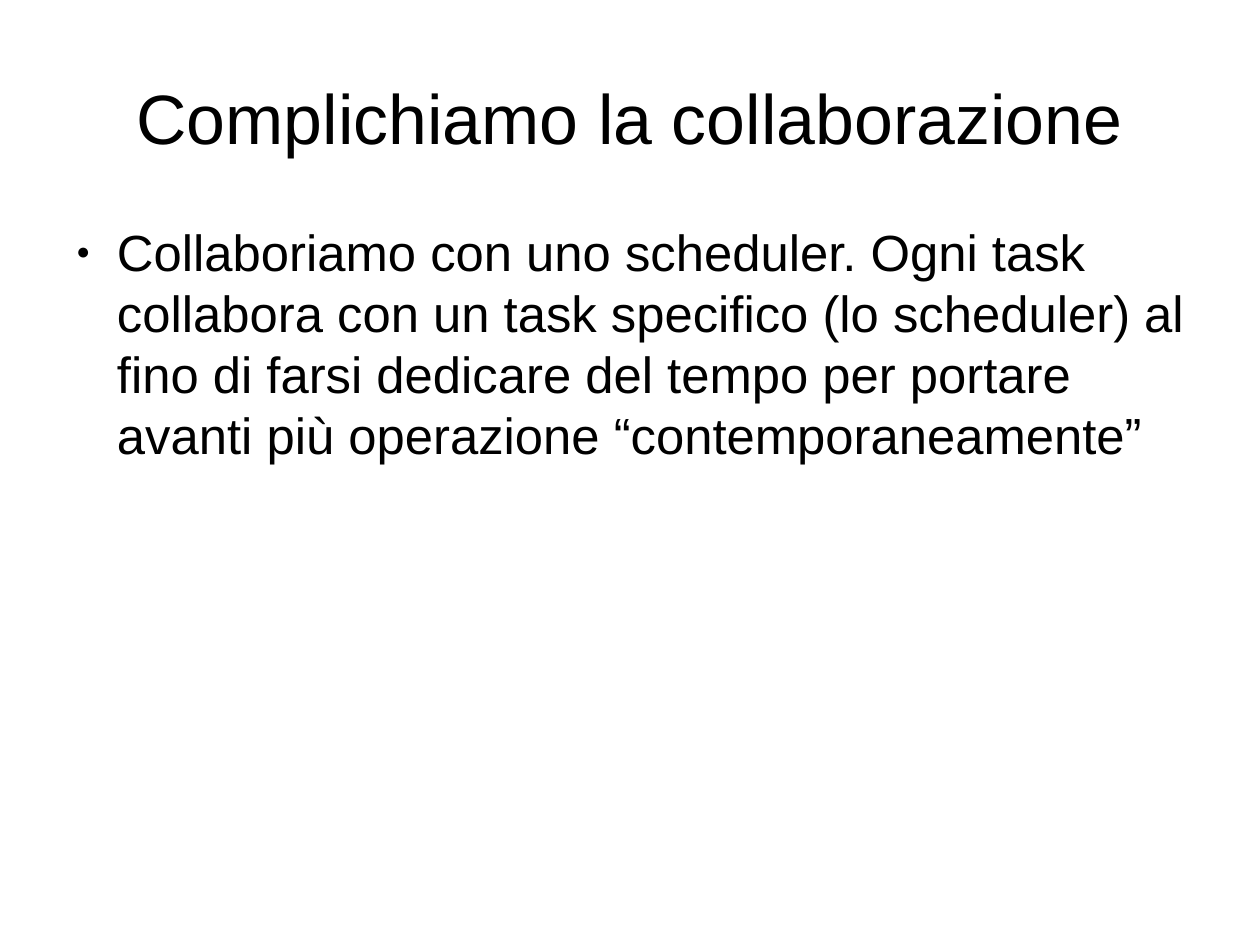
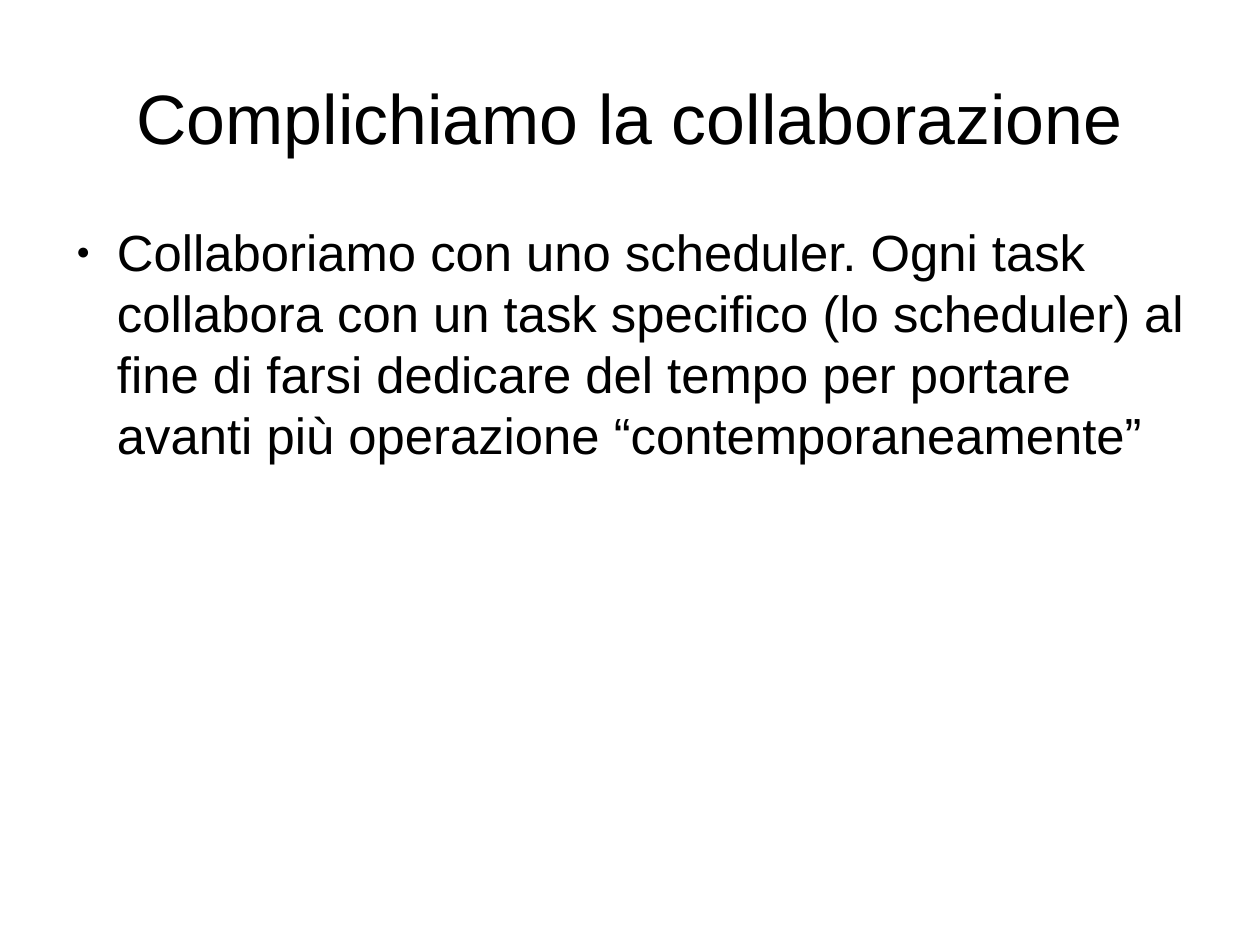
Before and after one commit to mdionisio/workshop_coroutine, a slide deck: slide 12 of presentazione.odp. Drawn at 1260x945 pixels with LibreOffice and Linux fonts; fonts in the diff are those of the drawing. Boxes give left, top, right and bottom in pixels: in the first picture for what was removed or moved away, otherwise in the second. Text is boxed around its words. In the diff, an @@ line names an element or a change of style, - is before the commit and + after.

```diff
--- a/presentazione.odp
+++ b/presentazione.odp
@@ text at bbox=[117, 234, 1184, 465]: text changed @@
-● Collaboriamo con uno scheduler. Ogni task collabora con un task specifico (lo scheduler) al fino di farsi dedicare del tempo per portare avanti più operazione “contemporaneamente”
+● Collaboriamo con uno scheduler. Ogni task collabora con un task specifico (lo scheduler) al fine di farsi dedicare del tempo per portare avanti più operazione “contemporaneamente”
```
Also in this commit, not shown: 1 other slide changed.
